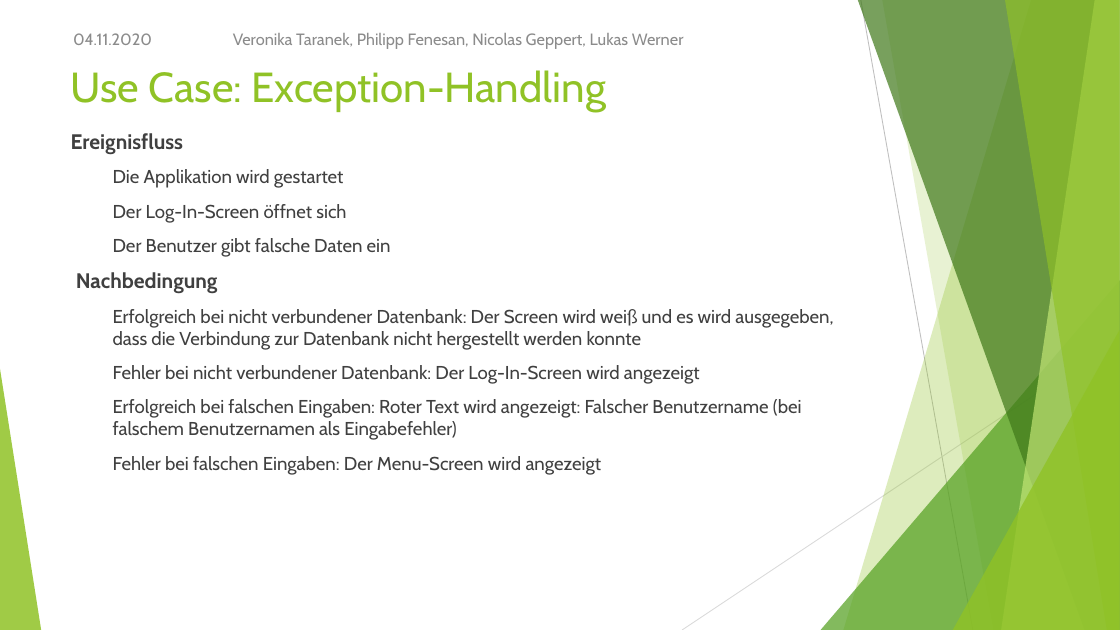
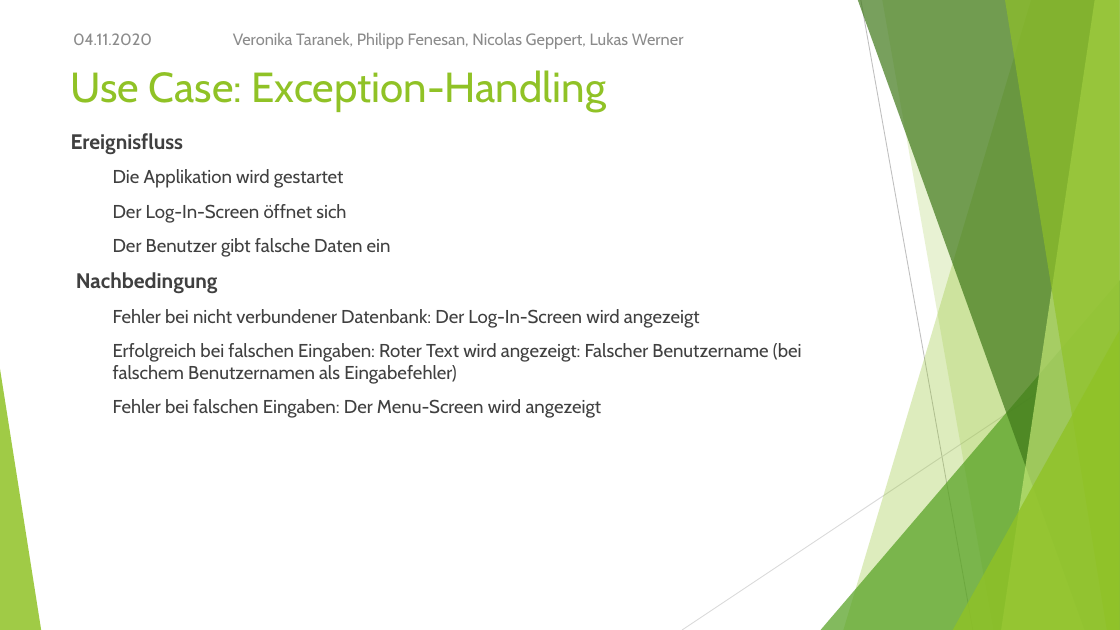
Before and after one commit to NicoGep/Programming_Project, a slide deck: slide 15 of presentation/wanderoo – Gruppe 3.pptx (slide 21 before the commit). Drawn at 1120x630 pixels with LibreOffice and Linux fonts; fonts in the diff are those of the drawing. Boxes give left, top, right and bottom in pixels: in the first picture for what was removed or moved away, otherwise in the second. Text is boxed around its words. In the diff, an @@ line names an element or a change of style, - is before the commit and + after.

```diff
--- a/presentation/wanderoo – Gruppe 3.pptx
+++ b/presentation/wanderoo – Gruppe 3.pptx
@@ text at <box>113,309,833,350</box>: paragraph removed @@
-  Erfolgreich bei nicht verbundener Datenbank: Der Screen wird weiß und es wird ausgegeben, dass die Verbindung zur Datenbank nicht hergestellt werden konnte
```
Also in this commit, not shown: 1 other slide changed.
